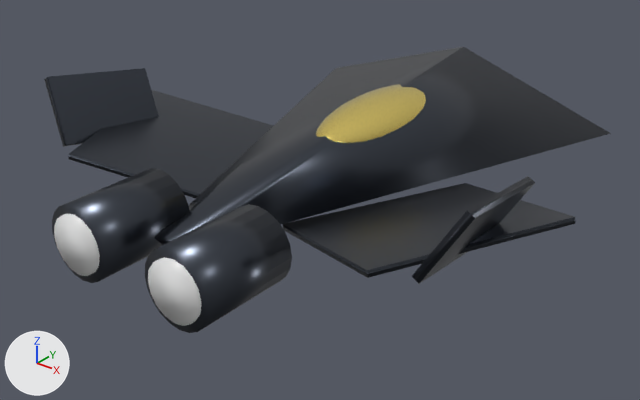
The FBX model unity_cosmic_engine/Assets/GALAXY/Models_3D/Sol_Scout_Ship.fbx: old version first, new version second.
Rendered twice from a 50 mm camera at (12.84, -16.93, 9.05) aimed at (0.29, -1.24, -0.67). Arrows for +X, +Y and +Z are at lower left; the lights stay in place. The older version comes first. Where no turn or scale is listed for an object, it has been applied to the vertices.

Objects in the first picture: 'Scout_Canopy', 'Scout_Exhaust_Port', 'Scout_Exhaust_Starboard', 'Scout_Fuselage', 'Scout_Nozzle_Port', 'Scout_Nozzle_Starboard', 'Scout_Wing_Port', 'Scout_Wing_Starboard', 'Scout_Winglet_Port', 'Scout_Winglet_Starboard'.
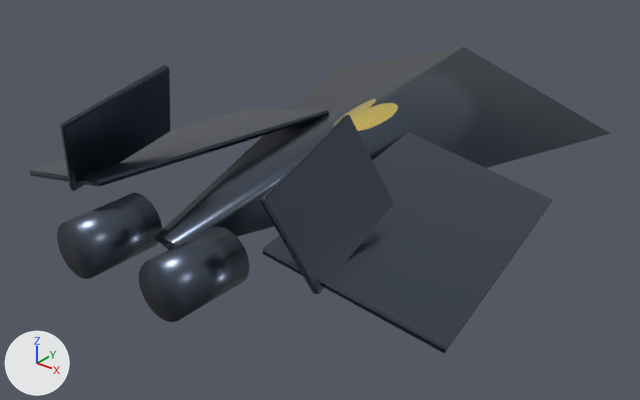
Boxes [x1, y1, x2, y2] around the edits, measured in the pictures (640 x 400 px):
'Scout_Wing_Starboard', turned, rescaled
    before: [283, 183, 575, 278]
    after: [262, 132, 553, 353]
'Scout_Winglet_Starboard', moved, turned, rescaled
    before: [412, 176, 535, 284]
    after: [260, 115, 394, 294]
'Scout_Wing_Port', turned, rescaled
    before: [69, 90, 273, 198]
    after: [29, 109, 329, 186]
'Scout_Winglet_Port', moved, turned, rescaled
    before: [44, 68, 159, 147]
    after: [60, 65, 170, 191]
'Scout_Nozzle_Starboard', deleted
    before: [145, 204, 292, 333]
'Scout_Nozzle_Port', deleted
    before: [52, 168, 190, 283]
'Scout_Thruster_Starboard', added
    after: [139, 227, 250, 322]
'Scout_Thruster_Port', added
    after: [57, 193, 162, 279]
'Scout_Canopy', deleted (yellow)
    before: [315, 84, 426, 143]
'Scout_Exhaust_Starboard', no longer drawn
    before: [148, 257, 202, 326]
'Scout_Exhaust_Port', no longer drawn
    before: [54, 213, 100, 276]
'Scout_Cockpit_Canopy', added (yellow)
    after: [333, 99, 398, 131]

Diff of the bpy script that builds the scene:
```diff
--- a/unity_cosmic_engine/Assets/GALAXY/Models_3D/Sol_Scout_Ship.fbx.py
+++ b/unity_cosmic_engine/Assets/GALAXY/Models_3D/Sol_Scout_Ship.fbx.py
@@ me_cylinder_001 @@
-me_cylinder_001.from_pydata(...)  # 32 vertices, 18 faces; spans x -0.7..0.7, y -0.2..0.2, z -0.7..0.7
+me_cylinder_001.from_pydata(...)  # 20 vertices, 0 faces; spans x -0.55..0.55, y 0.0, z -0.55..0.55
+# me_cylinder_001 part 1: the whole mesh is rebuilt
 me_cylinder_001.materials.append(mat_mat_ionamber)
@@ me_cylinder_003 @@
-me_cylinder_003.from_pydata(...)  # 32 vertices, 18 faces; spans x -0.7..0.7, y -0.2..0.2, z -0.7..0.7
+me_cylinder_003.from_pydata(...)  # 20 vertices, 0 faces; spans x -0.55..0.55, y 0.0, z -0.55..0.55
+# me_cylinder_003 part 2: the whole mesh is rebuilt
 me_cylinder_003.materials.append(mat_mat_ionamber)
@@ ob_scout_winglet_port @@
 ob_scout_winglet_port = bpy.data.objects.new('Scout_Winglet_Port', me_cube_001)
-ob_scout_winglet_port.location = (-5.6, -3.0, 1.0)
-ob_scout_winglet_port.rotation_euler = (-0.175, -0.524, 0.0)  # degrees (-10, -30, 0)
-ob_scout_winglet_port.scale = (0.2, 3.0, 1.8)
+ob_scout_winglet_port.location = (-3.2, -4.5, 1.4)
+ob_scout_winglet_port.rotation_euler = (0.262, 0.384, 0.0)  # degrees (15, 22, 0)
+ob_scout_winglet_port.scale = (0.15, 3.0, 2.2)
@@ ob_scout_exhaust_port @@
 ob_scout_exhaust_port = bpy.data.objects.new('Scout_Exhaust_Port', me_cylinder_001)
-ob_scout_exhaust_port.location = (-1.5, -7.1, 0.0)
+ob_scout_exhaust_port.location = (-1.3, -7.42, 0.0)
@@ ob_scout_wing_starboard @@
 ob_scout_wing_starboard.location = (3.8, -2.0, 0.1)
-ob_scout_wing_starboard.rotation_euler = (0.0, -0.209, -0.436)  # degrees (0, -12, -25)
-ob_scout_wing_starboard.scale = (4.0, 5.0, 0.15)
+ob_scout_wing_starboard.rotation_euler = (0.0, 0.262, 0.175)  # degrees (0, 15, 10)
+ob_scout_wing_starboard.scale = (4.0, 7.0, 0.15)
@@ ob_scout_exhaust_starboard @@
 ob_scout_exhaust_starboard = bpy.data.objects.new('Scout_Exhaust_Starboard', me_cylinder_003)
-ob_scout_exhaust_starboard.location = (1.5, -7.1, 0.0)
+ob_scout_exhaust_starboard.location = (1.3, -7.42, 0.0)
@@ ob_scout_winglet_starboard @@
 ob_scout_winglet_starboard = bpy.data.objects.new('Scout_Winglet_Starboard', me_cube_003)
-ob_scout_winglet_starboard.location = (5.6, -3.0, 1.0)
-ob_scout_winglet_starboard.rotation_euler = (-0.175, 0.524, 0.0)  # degrees (-10, 30, 0)
-ob_scout_winglet_starboard.scale = (0.2, 3.0, 1.8)
+ob_scout_winglet_starboard.location = (3.2, -4.5, 1.4)
+ob_scout_winglet_starboard.rotation_euler = (0.262, -0.384, 0.0)  # degrees (15, -22, 0)
+ob_scout_winglet_starboard.scale = (0.15, 3.0, 2.2)
@@ ob_scout_nozzle_starboard @@
-ob_scout_nozzle_starboard = bpy.data.objects.new('Scout_Nozzle_Starboard', me_cylinder_002)
@@ ob_scout_nozzle_port @@
-ob_scout_nozzle_port = bpy.data.objects.new('Scout_Nozzle_Port', me_cylinder)
@@ ob_scout_canopy @@
-ob_scout_canopy = bpy.data.objects.new('Scout_Canopy', me_sphere)
@@ ob_scout_wing_port @@
 ob_scout_wing_port.location = (-3.8, -2.0, 0.1)
-ob_scout_wing_port.rotation_euler = (0.0, 0.209, 0.436)  # degrees (0, 12, 25)
-ob_scout_wing_port.scale = (4.0, 5.0, 0.15)
+ob_scout_wing_port.rotation_euler = (0.0, -0.262, -0.175)  # degrees (0, -15, -10)
+ob_scout_wing_port.scale = (4.0, 7.0, 0.15)
@@ ob_scout_cockpit_canopy @@
+ob_scout_cockpit_canopy = bpy.data.objects.new('Scout_Cockpit_Canopy', me_sphere_1)  # a UV sphere (24 segments, 16 rings, poles along z) spanning x -0.75..0.75, y -2.4..2.4, z -0.45..0.45; in mat_mat_goldcanopy (yellow #f9e17c)
+ob_scout_cockpit_canopy.location = (0.0, 2.0, 0.6)
@@ ob_scout_thruster_starboard @@
+ob_scout_thruster_starboard = bpy.data.objects.new('Scout_Thruster_Starboard', me_cylinder_001_1)  # a 20-sided cylinder along y spanning x -0.65..0.65, y -0.9..0.9, z -0.65..0.65; in mat_mat_stealthhull (greyish blue #555d6c)
+ob_scout_thruster_starboard.location = (1.3, -6.5, 0.0)
@@ ob_scout_thruster_port @@
+ob_scout_thruster_port = bpy.data.objects.new('Scout_Thruster_Port', me_cylinder_001_1.copy())
+ob_scout_thruster_port.location = (-1.3, -6.5, 0.0)
```
